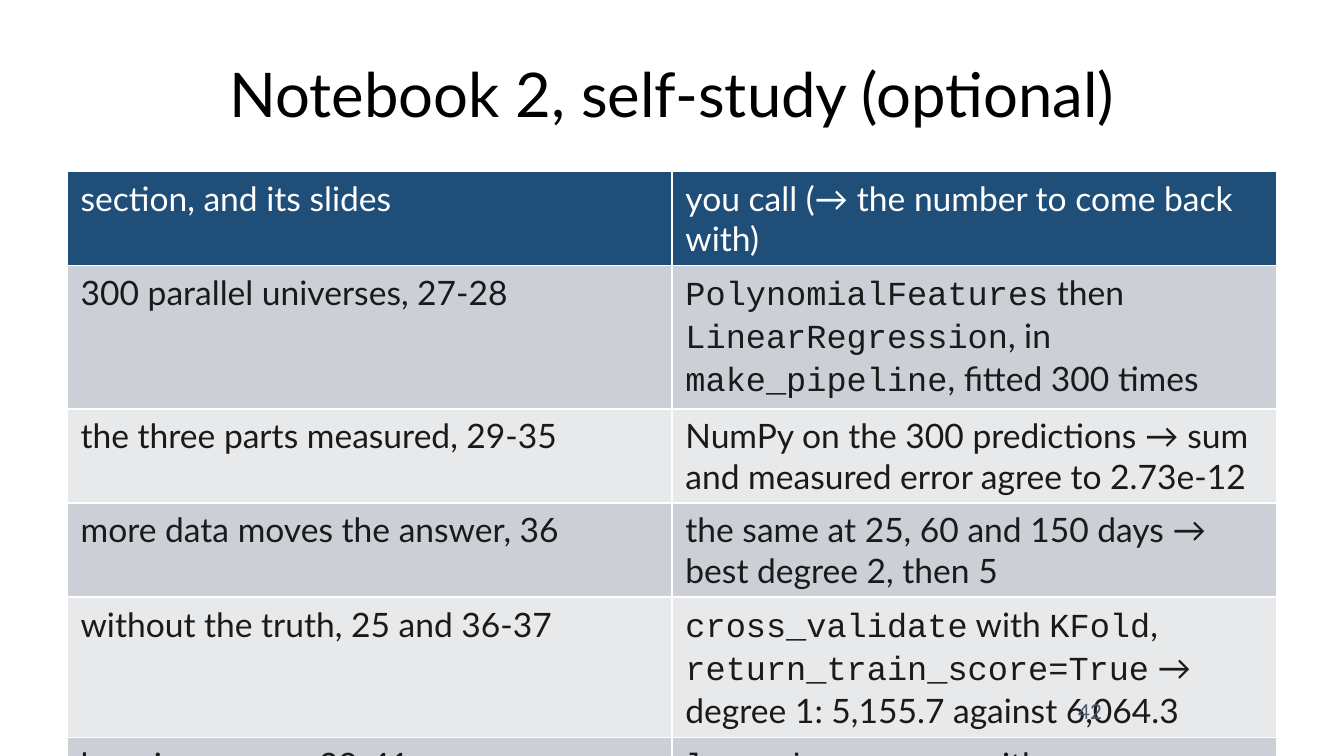
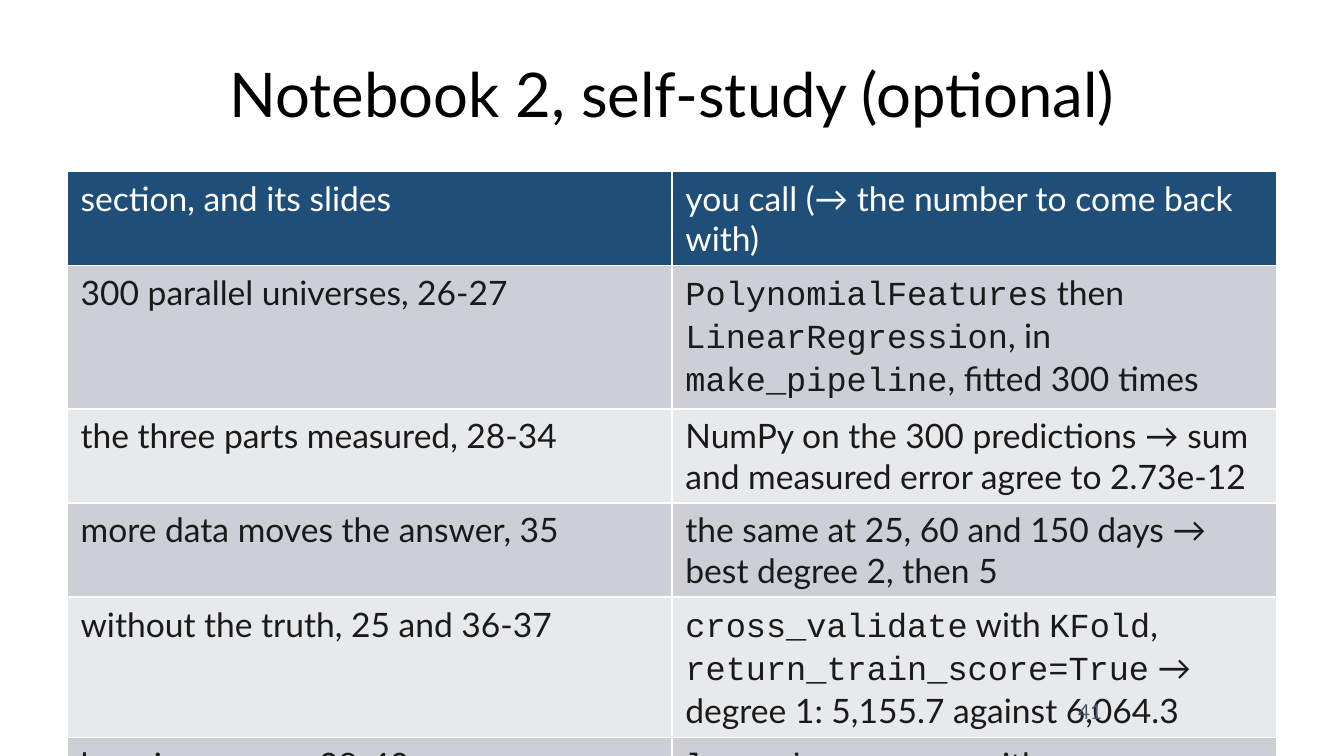
Before and after one commit to fabioantonini/technologies-for-artificial-intelligence, a slide deck: slide 41 of Lessons/05_experimental_methodology/Slides/experimental_methodology_slides.pptx (slide 42 before the commit). Drawn at 1344x756 pixels with LibreOffice and Linux fonts; fonts in the diff are those of the drawing; background and template pictures are left out. Boxes give left, top, right and bottom in pixels: in the first picture for what was removed or moved away, otherwise in the second. Text is boxed around its words. In the diff, an @@ line names an element or a change of style, - is before the commit and + after.

```diff
--- a/Lessons/05_experimental_methodology/Slides/experimental_methodology_slides.pptx
+++ b/Lessons/05_experimental_methodology/Slides/experimental_methodology_slides.pptx
@@ table at (x1=67, y1=172, x2=1277, y2=733) @@
-row 2, column 1: 300 parallel universes, 27-28
+row 2, column 1: 300 parallel universes, 26-27
-row 3, column 1: the three parts measured, 29-35
+row 3, column 1: the three parts measured, 28-34
-row 4, column 1: more data moves the answer, 36
+row 4, column 1: more data moves the answer, 35
-row 6, column 1: learning curves, 39-41
+row 6, column 1: learning curves, 38-40
@@ page number at (x1=1078, y1=701, x2=1102, y2=724): text changed @@
-42
+41
```
Also in this commit, not shown: 11 other slides changed, 1 slide removed, 14 other files.
